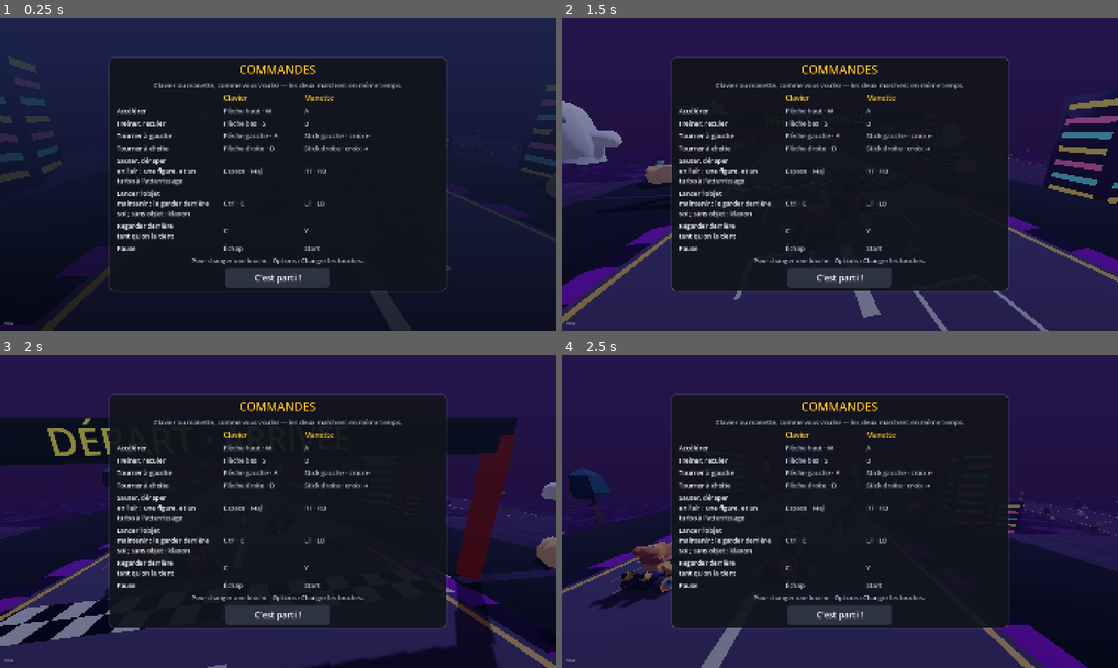
Above: before the commit, frames 1-4 (two rows, left to right).
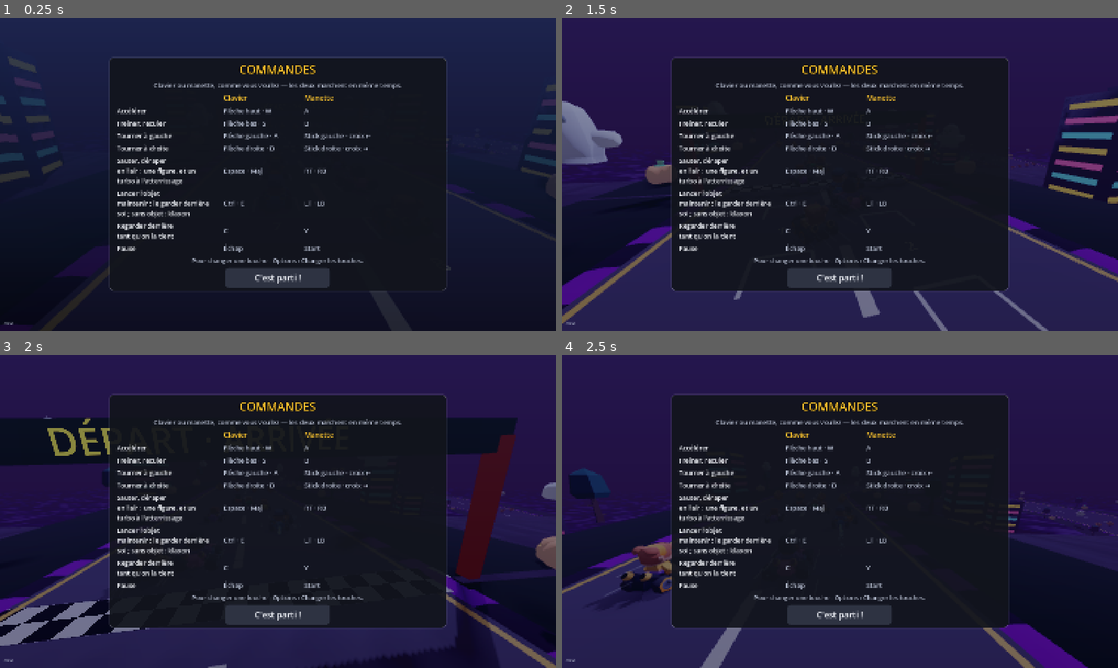
Above: after the commit, the same moments.

Repository: Ajustor/superKart
Game: Godot game, scene res://scenes/ui/main_menu.tscn
Two runs of this game, one before a commit and one after it. Both use one fixed random seed, a clock stepped at 60 frames per second and the inputs below.
Inputs (mouse positions are in pixels of both pictures, inside the frame that each line leads up to):
- Up to frame 1 (0.25 s): no input
- Up to frame 2 (1.5 s): tap Enter at 0.5 s; move the mouse to (962, 158) at 0.52 s; hold Right (steer_right) 0.53-1.25 s; hold Space (drift) 0.53-1.25 s; click (962, 158) at 0.67 s; drag from (728, 190) to (812, 237) at 1.27 s
- Up to frame 3 (2 s): no input
- Up to frame 4 (2.5 s): move the mouse to (895, 442) at 2.02 s; hold Right (steer_right) from 2.03 s (still down); hold Up (throttle) from 2.03 s (still down)

The runs differ from the first frame. In frame 1, less than 0.1% of the frame differs, in the area x 96-97%, y 63-64%; in frame 2, 1.0%, in the area x 0-100%, y 25-100%; in frame 3, 0.7%; in frame 4, 0.6%.

Commit message:
Finitions : lissage des bords, ombres douces, ombres de contact, fumées
MSAA sur ordinateur selon la qualité ; ombres du soleil floutées et
portant plus loin en haute ; une ombre de contact sous chaque kart quand
le soleil n'en projette pas (téléphones) ; poussière et fumée de glisse
au sprite de fumée de Kenney.

Co-Authored-By: Claude Opus 5.5 <noreply@anthropic.com>
Claude-Session: https://claude.ai/code/session_01SoAtoqYHHpSBPNWk4dVZV2

Diff:
--- a/scripts/core/game_settings.gd
+++ b/scripts/core/game_settings.gd
@@ -234,6 +234,7 @@
 		return
 	var fenetre := get_tree().root
 	fenetre.scaling_3d_scale = QualiteGraphique.echelle_3d(qualite)
+	fenetre.msaa_3d = QualiteGraphique.anticrenelage(qualite)
 	fenetre.content_scale_factor = echelle_interface(taille_interface)
 	if get_tree().current_scene != null:
 		QualiteGraphique.appliquer_a(get_tree().current_scene, qualite)
--- a/scripts/core/qualite_graphique.gd
+++ b/scripts/core/qualite_graphique.gd
@@ -27,6 +27,26 @@
 	return ECHELLE[effectif(niveau)]
 
 
+## Le lissage des bords (MSAA) : net sur un ordinateur, 4× en haute et 2× en
+## moyenne. Jamais sur téléphone : certaines puces mobiles plantaient avec
+## (voir GaragePanel), et leur écran très dense crénelle moins.
+static func anticrenelage(niveau: int) -> Viewport.MSAA:
+	if OS.has_feature("mobile") or OS.has_feature("web"):
+		return Viewport.MSAA_DISABLED
+	match effectif(niveau):
+		Niveau.HAUTE:
+			return Viewport.MSAA_4X
+		Niveau.MOYENNE:
+			return Viewport.MSAA_2X
+	return Viewport.MSAA_DISABLED
+
+
+## Les ombres portées sont-elles dessinées ? Sinon, chaque kart pose au sol
+## une ombre de contact (KartVisuals).
+static func ombres_portees(niveau: int) -> bool:
+	return effectif(niveau) == Niveau.HAUTE
+
+
 ## Règle les ombres, la lueur et le brouillard de tout ce qui est sous
 ## `racine`. Ce que le circuit a prévu est retenu la première fois : repasser
 ## en HAUTE rend au Prisme de Minuit sa lueur, sans en donner à qui n'en avait pas.
@@ -36,6 +56,14 @@
 		if not lumiere.has_meta("ombres_prevues"):
 			lumiere.set_meta("ombres_prevues", lumiere.shadow_enabled)
 		lumiere.shadow_enabled = lumiere.get_meta("ombres_prevues") and n == Niveau.HAUTE
+		# Des ombres douces, qui portent loin : le flou adoucit les bords
+		# crénelés de la carte d'ombre, et deux découpes gardent la netteté
+		# près du kart.
+		var soleil := lumiere as DirectionalLight3D
+		soleil.shadow_blur = 1.5
+		soleil.directional_shadow_mode = DirectionalLight3D.SHADOW_PARALLEL_2_SPLITS
+		soleil.directional_shadow_max_distance = 140.0
+		soleil.directional_shadow_blend_splits = true
 	for monde in racine.find_children("*", "WorldEnvironment", true, false):
 		var env: Environment = monde.environment
 		if env == null:
--- a/scripts/kart/kart_visuals.gd
+++ b/scripts/kart/kart_visuals.gd
@@ -36,6 +36,8 @@
 ## Le sillage d'un autre kart : des filets de vent qui filent autour de la
 ## caisse tant que la jauge d'aspiration monte.
 var _sillage: CPUParticles3D
+var _fumee_de_glisse: CPUParticles3D
+var _ombre: MeshInstance3D
 var _matiere_sillage: StandardMaterial3D
 var _matiere_flammes: StandardMaterial3D
 ## Rétréci par un éclair : la caisse et les roues à cette échelle, lissée.
@@ -95,6 +97,10 @@
 	add_child(_flammes)
 	_sillage = _creer_sillage()
 	add_child(_sillage)
+	_fumee_de_glisse = _creer_fumee_de_glisse()
+	add_child(_fumee_de_glisse)
+	_ombre = _creer_ombre_de_contact()
+	add_child(_ombre)
 	_position_caisse = _body.position
 	_echelle_caisse = _body.scale
 
@@ -105,6 +111,8 @@
 	_update_sparks(motor)
 	# De la poussière sous les roues hors piste : on sent qu'on y perd.
 	_poussiere.emitting = motor.on_offroad and _kart.au_sol and absf(motor.speed) > 5.0
+	_fumee_de_glisse.emitting = motor.state == KartMotor.State.DRIFT and _kart.au_sol and absf(motor.speed) > 6.0
+	_ombre.visible = _kart.au_sol and not QualiteGraphique.ombres_portees(GameSettings.qualite)
 	_update_flammes(motor)
 	_update_sillage()
 	_update_pilote(motor, delta)
@@ -126,7 +134,7 @@
 	matiere.albedo_color = Color(1, 0.8, 0.3, 0.35)
 	aura.material_override = matiere
 	liste.append(aura)
-	for source in [_sparks, _poussiere, _flammes, _sillage]:
+	for source in [_sparks, _poussiere, _flammes, _sillage, _fumee_de_glisse]:
 		# Sans émettre : une particule qui démarre hors de l'arbre lit sa
 		# position globale, qui n'existe pas encore. TourDeChauffe l'allume
 		# une fois posée.
@@ -229,38 +237,93 @@
 	_sparks.scale_amount_max = 1.2 * taille
 
 
-## Peu de particules, calculées par le processeur : quelques nuages beiges
-## qui montent et s'étalent derrière le kart. Assez pour se voir, pas assez
-## pour peser sur un téléphone.
+## Peu de particules, calculées par le processeur : des bouffées de fumée
+## (le sprite de fumée de Kenney) qui montent et s'étalent derrière le kart.
+## Assez pour se voir, pas assez pour peser sur un téléphone.
 func _creer_poussiere() -> CPUParticles3D:
+	return _creer_fumee(Color(0.72, 0.62, 0.45), 18, 0.6, Vector3(0.0, 0.15, 0.8), 1.4)
+
+
+## La fumée des pneus pendant une glisse : blanche, en bouffées qui
+## s'étalent derrière les roues arrière.
+func _creer_fumee_de_glisse() -> CPUParticles3D:
+	var p := _creer_fumee(Color(0.92, 0.92, 0.95), 16, 0.7, Vector3(0.0, 0.12, 0.75), 1.6)
+	p.emission_shape = CPUParticles3D.EMISSION_SHAPE_BOX
+	p.emission_box_extents = Vector3(0.55, 0.05, 0.1)
+	p.initial_velocity_min = 0.8
+	p.initial_velocity_max = 1.8
+	return p
+
+
+const FUMEE := "res://assets/kenney/effets/fumee.png"
+static var _matiere_fumee: StandardMaterial3D
+
+
+func _creer_fumee(teinte: Color, nombre: int, duree: float, ou: Vector3, grandit: float) -> CPUParticles3D:
 	var p := CPUParticles3D.new()
 	p.emitting = false
-	p.amount = 18
-	p.lifetime = 0.6
-	p.position = Vector3(0.0, 0.15, 0.8)
+	p.amount = nombre
+	p.lifetime = duree
+	p.position = ou
 	p.direction = Vector3(0.0, 1.0, 1.0)
 	p.spread = 35.0
 	p.initial_velocity_min = 1.5
 	p.initial_velocity_max = 3.0
-	p.gravity = Vector3(0.0, -2.0, 0.0)
-	p.scale_amount_min = 0.35
-	p.scale_amount_max = 0.7
+	p.gravity = Vector3(0.0, 0.6, 0.0)
+	p.angle_min = 0.0
+	p.angle_max = 360.0
+	p.scale_amount_min = 0.5
+	p.scale_amount_max = 0.9
 	var courbe := Curve.new()
-	courbe.add_point(Vector2(0.0, 0.6))
-	courbe.add_point(Vector2(1.0, 1.4))
+	courbe.add_point(Vector2(0.0, 0.5))
+	courbe.add_point(Vector2(1.0, grandit))
 	p.scale_amount_curve = courbe
-	var forme := SphereMesh.new()
-	forme.radius = 0.25
-	forme.height = 0.5
-	forme.radial_segments = 6
-	forme.rings = 3
-	var matiere := StandardMaterial3D.new()
-	matiere.albedo_color = Color(0.72, 0.62, 0.45, 0.55)
-	matiere.transparency = BaseMaterial3D.TRANSPARENCY_ALPHA
-	matiere.shading_mode = BaseMaterial3D.SHADING_MODE_UNSHADED
-	forme.material = matiere
+	# Elle se dissipe : opaque à la naissance, transparente à la fin.
+	var fondu := Gradient.new()
+	fondu.set_color(0, Color(teinte, 0.7))
+	fondu.set_color(1, Color(teinte, 0.0))
+	p.color_ramp = fondu
+	var forme := QuadMesh.new()
+	forme.size = Vector2(0.9, 0.9)
+	if _matiere_fumee == null:
+		_matiere_fumee = StandardMaterial3D.new()
+		_matiere_fumee.shading_mode = BaseMaterial3D.SHADING_MODE_UNSHADED
+		_matiere_fumee.transparency = BaseMaterial3D.TRANSPARENCY_ALPHA
+		_matiere_fumee.billboard_mode = BaseMaterial3D.BILLBOARD_PARTICLES
+		_matiere_fumee.vertex_color_use_as_albedo = true
+		_matiere_fumee.albedo_texture = load(FUMEE)
+		_matiere_fumee.cull_mode = BaseMaterial3D.CULL_DISABLED
+	forme.material = _matiere_fumee
 	p.mesh = forme
 	return p
+
+
+## L'ombre de contact : une tache sombre et floue sous le kart, quand le
+## soleil ne projette pas d'ombre (qualité moyenne ou basse, les téléphones) :
+## sans elle, le kart flotte au-dessus de la route.
+func _creer_ombre_de_contact() -> MeshInstance3D:
+	var tache := MeshInstance3D.new()
+	var forme := PlaneMesh.new()
+	forme.size = Vector2(1.9, 2.8)
+	tache.mesh = forme
+	var degrade := Gradient.new()
+	degrade.set_color(0, Color(0.0, 0.0, 0.0, 0.55))
+	degrade.set_color(1, Color(0.0, 0.0, 0.0, 0.0))
+	var texture := GradientTexture2D.new()
+	texture.gradient = degrade
+	texture.fill = GradientTexture2D.FILL_RADIAL
+	texture.fill_from = Vector2(0.5, 0.5)
+	texture.fill_to = Vector2(0.5, 0.0)
+	texture.width = 64
+	texture.height = 64
+	var matiere := StandardMaterial3D.new()
+	matiere.shading_mode = BaseMaterial3D.SHADING_MODE_UNSHADED
+	matiere.transparency = BaseMaterial3D.TRANSPARENCY_ALPHA
+	matiere.albedo_texture = texture
+	tache.material_override = matiere
+	tache.cast_shadow = GeometryInstance3D.SHADOW_CASTING_SETTING_OFF
+	tache.position = Vector3(0.0, 0.04, 0.0)
+	return tache
 
 
 ## Des flammes aux pots d'échappement pendant un turbo, de la couleur de sa
Not shown, changed: assets/kenney/LICENCE.txt
Binary file added: assets/kenney/effets/fumee.png
Not shown, added: assets/kenney/effets/fumee.png.import
Not shown, changed: docs/performances.md
